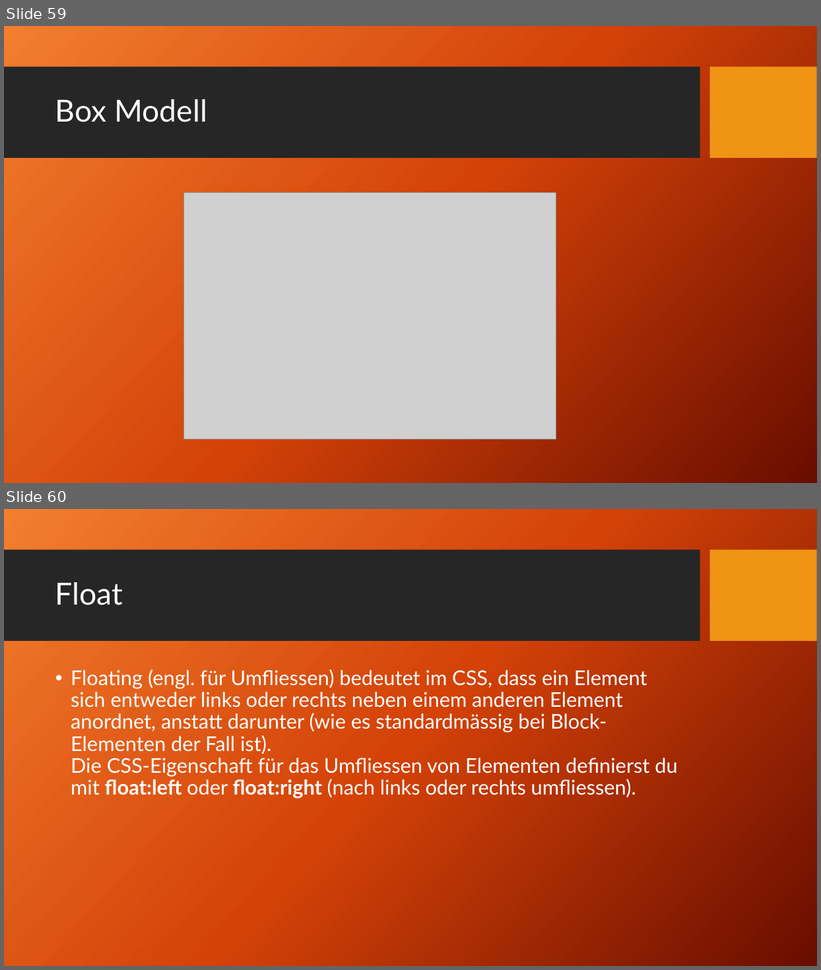
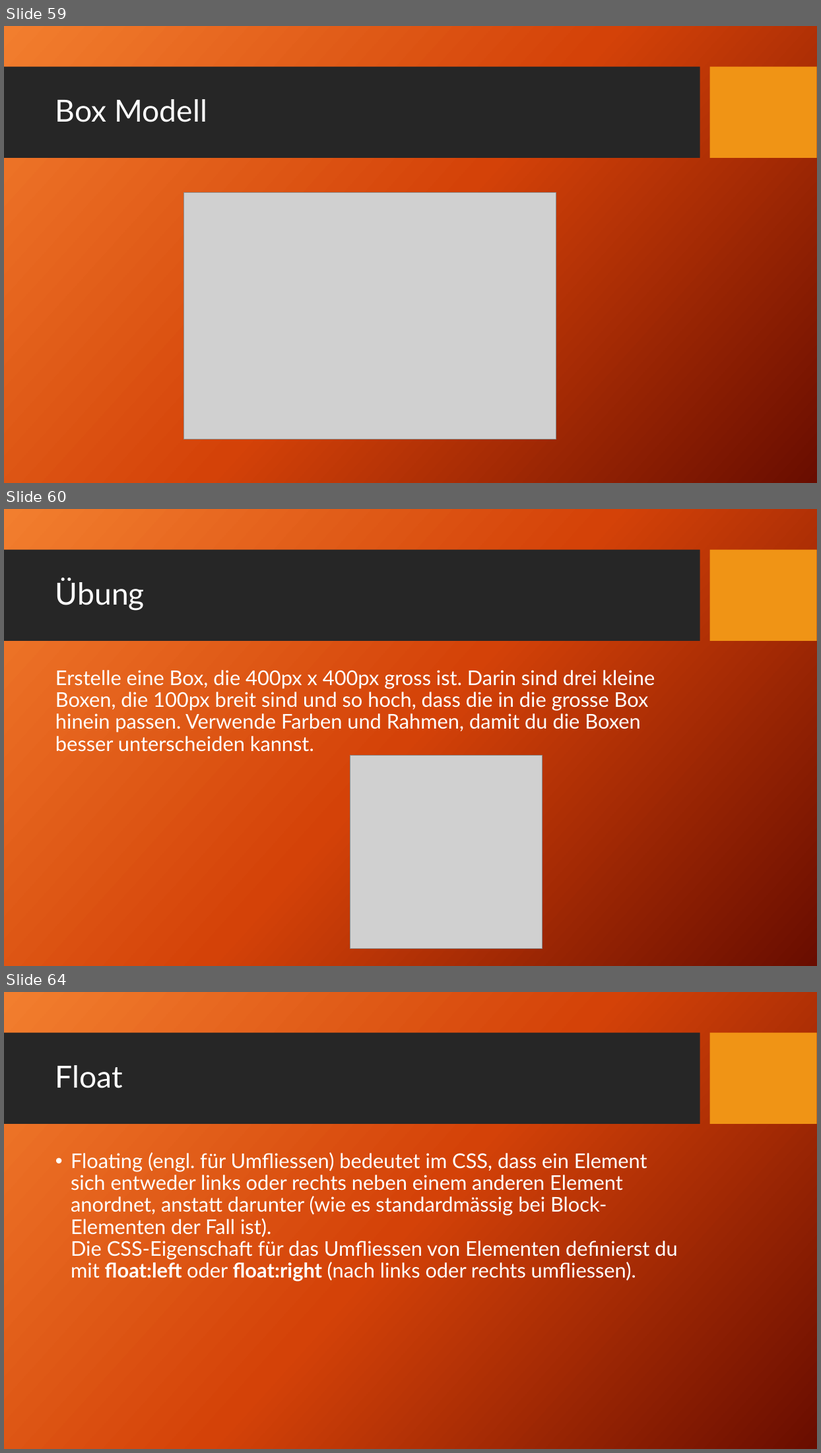
Before and after one commit to TomFrey/htmlCssBasicUebungen, a slide deck: html Schulung.pptx. Shown one above the other, each under a label of ours: slides 59 and 60 before the commit, slides 59, 60 and 64 after it; the slides between them are not shown. The pictures are 821x970 and 821x1453 pixels, drawn with LibreOffice and Linux fonts; fonts in the diff are those of the drawing; grey boxes stand for pictures; background and template pictures are left out. Boxes give left, top, right and bottom in pixels: in the first picture for what was removed or moved away, otherwise in the second. Text is boxed around its words. In the diff, an @@ line names an element or a change of style, - is before the commit and + after.

Commit message:
BoxModel Übung hinzugefügt / Folien für Boxmodell und collapsing margins

```diff
--- a/html Schulung.pptx
+++ b/html Schulung.pptx
@@ slide 60 added at <box>4,509,817,966</box>, background picture (left out); not listed: 2 template elements that a slide beside it also shows @@
@@ title added at <box>55,578,145,611</box>, 36 pt, text #FFFFFF @@
+Übung
@@ text added at <box>55,670,655,752</box>, 24 pt, text #FFFFFF @@
+Erstelle eine Box, die 400px x 400px gross ist. Darin sind drei kleine Boxen, die 100px breit sind und so hoch, dass die in die grosse Box hinein passen. Verwende Farben und Rahmen, damit du die Boxen besser unterscheiden kannst.
@@ picture added at <box>350,756,543,949</box> @@
@@ what was slide 60 is now slide 64 @@
```
Also in this commit, not shown: 3 other slides added, 10 other files.
